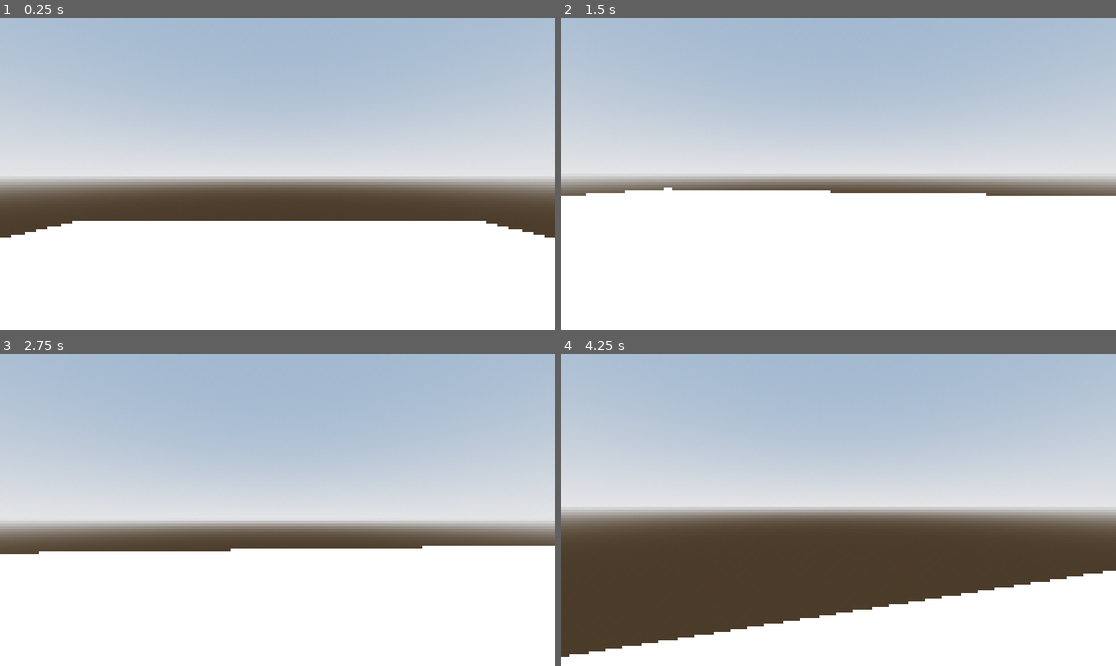
Above: before the commit, frames 1-4 (two rows, left to right).
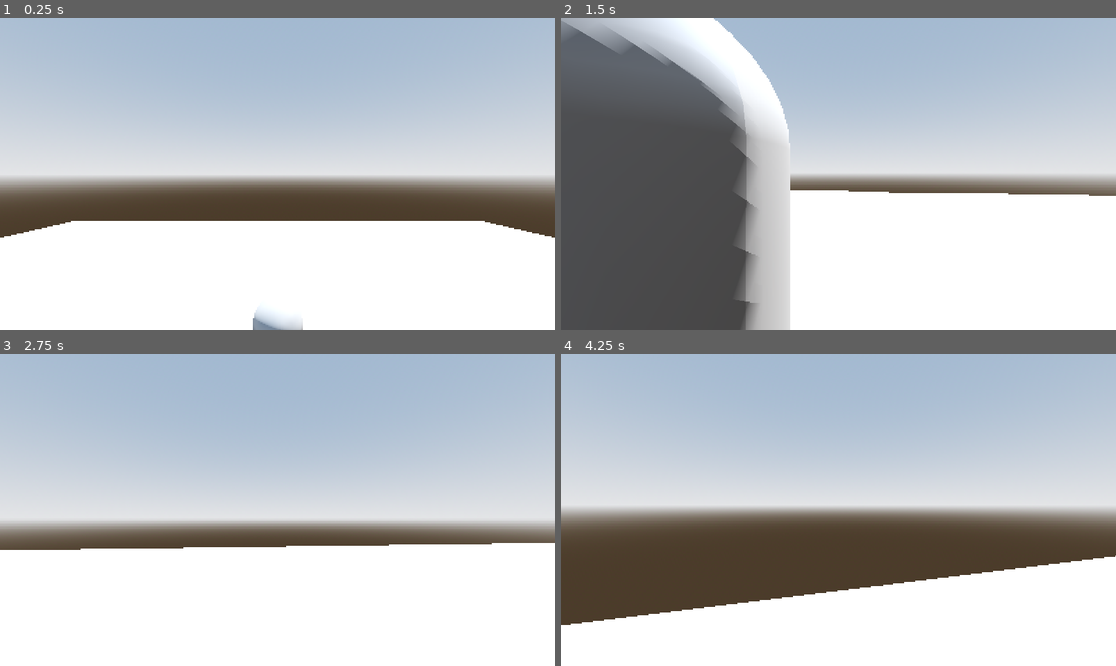
Above: after the commit, the same moments.

Repository: Mhiw/ComfyJam
Game: Godot game, scene res://scenes/main.tscn
Two runs of this game, one before a commit and one after it. Both use one fixed random seed, a clock stepped at 60 frames per second and the inputs below.
Inputs (mouse positions are in pixels of both pictures, inside the frame that each line leads up to):
- Up to frame 1 (0.25 s): no input
- Up to frame 2 (1.5 s): move the mouse to (866, 174) at 0.52 s; hold W (move_forward) from 0.53 s (still down); tap E (interact, bound only after the commit) at 0.6, 1.35 s; tap Space (jump) at 0.77 s; move the mouse to (810, 174) at 1.27 s
- Up to frame 3 (2.75 s): keep holding W (move_forward); tap Space (jump) at 1.52 s; move the mouse to (288, 503) at 2.02 s; tap E (interact, bound only after the commit) at 2.1 s
- Up to frame 4 (4.25 s): keep holding W (move_forward); move the mouse to (832, 516) at 2.77 s; tap E (interact, bound only after the commit) at 2.85, 3.6 s; tap Space (jump) at 3.02, 3.77 s; move the mouse to (877, 513) at 3.52 s; tap O (debug_next_day, bound only after the commit) at 4.15 s

The runs differ from the first frame. In frame 1, 0.4% of the frame differs, in the area x 0-100%, y 65-100%; in frame 2, 38%, in the area x 0-96%, y 0-100%; in frame 3, 0.9%; in frame 4, 7.3%.

Commit message:
Basic Dialogue system with .JSON file

Diff:
--- a/project.godot
+++ b/project.godot
@@ -15,11 +15,19 @@
 config/features=PackedStringArray("4.6", "GL Compatibility")
 config/icon="res://icon.svg"
 
+[autoload]
+
+GameManager="*uid://bfb51usgubvjh"
+
 [display]
 
 window/size/viewport_width=1920
 window/size/viewport_height=1080
 window/size/mode=2
+
+[global_group]
+
+player=""
 
 [input]
 
@@ -52,6 +60,16 @@
 "events": [Object(InputEventKey,"resource_local_to_scene":false,"resource_name":"","device":-1,"window_id":0,"alt_press …(191 unchanged characters)…
 ]
 }
+debug_next_day={
+"deadzone": 0.2,
+"events": [Object(InputEventKey,"resource_local_to_scene":false,"resource_name":"","device":-1,"window_id":0,"alt_pressed":false,"shift_pressed":false,"ctrl_pressed":false,"meta_pressed":false,"pressed":false,"keycode":0,"physical_keycode":79,"key_label":0,"unicode":111,"location":0,"echo":false,"script":null)
+]
+}
+interact={
+"deadzone": 0.2,
+"events": [Object(InputEventKey,"resource_local_to_scene":false,"resource_name":"","device":-1,"window_id":0,"alt_pressed":false,"shift_pressed":false,"ctrl_pressed":false,"meta_pressed":false,"pressed":false,"keycode":0,"physical_keycode":69,"key_label":0,"unicode":101,"location":0,"echo":false,"script":null)
+]
+}
 
 [physics]
 
--- /dev/null
+++ b/scenes/cubeman.tscn
@@ -0,0 +1,27 @@
+[gd_scene format=3 uid="uid://beaiens7lf5dx"]
+
+[ext_resource type="Script" uid="uid://ba0k248govs6u" path="res://scripts/npc/npc.gd" id="1_dopv4"]
+
+[sub_resource type="CapsuleMesh" id="CapsuleMesh_i02eo"]
+
+[sub_resource type="CapsuleShape3D" id="CapsuleShape3D_dopv4"]
+
+[sub_resource type="SphereShape3D" id="SphereShape3D_tkswh"]
+radius = 3.3743944
+
+[node name="Cubeman" type="MeshInstance3D" unique_id=2115244962]
+mesh = SubResource("CapsuleMesh_i02eo")
+
+[node name="StaticBody3D" type="StaticBody3D" parent="." unique_id=762733367]
+
+[node name="CollisionShape3D" type="CollisionShape3D" parent="StaticBody3D" unique_id=1829301091]
+shape = SubResource("CapsuleShape3D_dopv4")
+
+[node name="Area3D" type="Area3D" parent="." unique_id=684536829]
+script = ExtResource("1_dopv4")
+
+[node name="CollisionShape3D" type="CollisionShape3D" parent="Area3D" unique_id=274126101]
+shape = SubResource("SphereShape3D_tkswh")
+
+[connection signal="body_entered" from="Area3D" to="Area3D" method="_on_body_entered"]
+[connection signal="body_exited" from="Area3D" to="Area3D" method="_on_body_exited"]
--- a/scenes/main.tscn
+++ b/scenes/main.tscn
@@ -1,6 +1,7 @@
 [gd_scene format=3 uid="uid://e0gv7f1h1iji"]
 
 [ext_resource type="PackedScene" uid="uid://c1rgehp64tsqn" path="res://scenes/player.tscn" id="1_o5qli"]
+[ext_resource type="PackedScene" uid="uid://beaiens7lf5dx" path="res://scenes/cubeman.tscn" id="2_0wfyh"]
 
 [sub_resource type="ProceduralSkyMaterial" id="ProceduralSkyMaterial_0wfyh"]
 sky_horizon_color = Color(0.66224277, 0.6717428, 0.6867428, 1)
@@ -47,7 +48,7 @@
 
 [node name="Main" type="Node3D" unique_id=2073119671]
 
-[node name="Player" parent="." unique_id=2055107879 instance=ExtResource("1_o5qli")]
+[node name="Player" parent="." unique_id=2055107879 groups=["player"] instance=ExtResource("1_o5qli")]
 transform = Transform3D(1, 0, 0, 0, 1, 0, 0, 0, 1, 0, 4.328521, 0)
 
 [node name="DirectionalLight3D" type="DirectionalLight3D" parent="." unique_id=1454676382]
@@ -69,7 +70,7 @@
 [node name="Objects" type="Node" parent="." unique_id=705188395]
 
 [node name="MeshInstance3D" type="MeshInstance3D" parent="Objects" unique_id=1633914369]
-transform = Transform3D(3.2056937, 0, -1.1329294, 0, 3.4, 0, 1.1329294, 0, 3.2056937, -7.6702356, 1.5041837, 0)
+transform = Transform3D(3.2056937, 0, -1.1329294, 0, 3.4, 0, 1.1329294, 0, 3.2056937, -7.6702356, 0.8383969, 0)
 mesh = SubResource("BoxMesh_o5qli")
 
 [node name="StaticBody3D" type="StaticBody3D" parent="Objects/MeshInstance3D" unique_id=1048467598]
@@ -104,3 +105,6 @@
 
 [node name="CollisionShape3D" type="CollisionShape3D" parent="Objects/MeshInstance3D3/StaticBody3D" unique_id=1485140036]
 shape = SubResource("BoxShape3D_jyhfs")
+
+[node name="Cubeman" parent="." unique_id=2115244962 instance=ExtResource("2_0wfyh")]
+transform = Transform3D(1, 0, 0, 0, 1, 0, 0, 0, 1, 0, 1.0922506, -4.072494)
--- a/scenes/player.tscn
+++ b/scenes/player.tscn
@@ -1,7 +1,7 @@
 [gd_scene format=3 uid="uid://c1rgehp64tsqn"]
 
 [ext_resource type="Script" uid="uid://bkfxqwph43v6x" path="res://scripts/player/player.gd" id="1_3vyb7"]
-[ext_resource type="Shader" uid="uid://bljus0x85uv01" path="res://scripts/pixel_shader.gdshader" id="2_g2els"]
+[ext_resource type="Shader" uid="uid://bljus0x85uv01" path="res://scripts/pixel_shader/pixel_shader.gdshader" id="2_g2els"]
 
 [sub_resource type="CapsuleMesh" id="CapsuleMesh_u8vuu"]
 
@@ -10,7 +10,7 @@
 [sub_resource type="ShaderMaterial" id="ShaderMaterial_qhqgy"]
 render_priority = 0
 shader = ExtResource("2_g2els")
-shader_parameter/pixel_size = 4.0
+shader_parameter/pixel_size = 2.0
 
 [sub_resource type="QuadMesh" id="QuadMesh_dqkch"]
 material = SubResource("ShaderMaterial_qhqgy")
--- /dev/null
+++ b/scripts/game/GameManager.gd
@@ -0,0 +1,20 @@
+extends Node
+
+var current_day := 1
+var dialogue_data := {}
+
+func _ready():
+	load_dialogue()
+
+func load_dialogue():
+	var file = FileAccess.open("res://scripts/game/dialogue.json", FileAccess.READ)
+	dialogue_data = JSON.parse_string(file.get_as_text())
+	print("Dialogue loaded: ", dialogue_data)
+
+func get_dialogue(npc_id: String):
+	return dialogue_data[npc_id][str(current_day)] # Namnet på npcn från .json-filen + dagarna.
+
+func _input(event: InputEvent):
+	if Input.is_action_just_pressed("debug_next_day"): # O
+		current_day = min(current_day + 1, 3)
+		print("Day: ", current_day)
--- /dev/null
+++ b/scripts/game/dialogue.json
@@ -0,0 +1,7 @@
+{
+	"cubeman": {
+		"1": "Howdy howdy!",
+		"2": "It is now day two...",
+		"3": "WHOHOO! NO WAY! DAY 3!"
+	}
+}
--- /dev/null
+++ b/scripts/npc/npc.gd
@@ -0,0 +1,24 @@
+extends Area3D
+
+@export var npc_id: String = "cubeman"
+var player_nearby := false
+
+func _ready():
+	body_entered.connect(_on_body_entered)
+	body_exited.connect(_on_body_exited)
+
+
+func _on_body_entered(body: Node3D) -> void:
+	if body.is_in_group("player"):
+		player_nearby = true
+
+
+func _on_body_exited(body: Node3D) -> void:
+	if body.is_in_group("player"):
+		player_nearby = false
+
+
+func _input(event: InputEvent):
+	if player_nearby and Input.is_action_just_pressed("interact"): # E
+		var line: String = GameManager.get_dialogue(npc_id)
+		print(line)
Not shown, added: scripts/game/GameManager.gd.uid
Not shown, added: scripts/npc/npc.gd.uid
Renamed: scripts/pixel_shader.gdshader -> scripts/pixel_shader/pixel_shader.gdshader
Renamed: scripts/pixel_shader.gdshader.uid -> scripts/pixel_shader/pixel_shader.gdshader.uid
